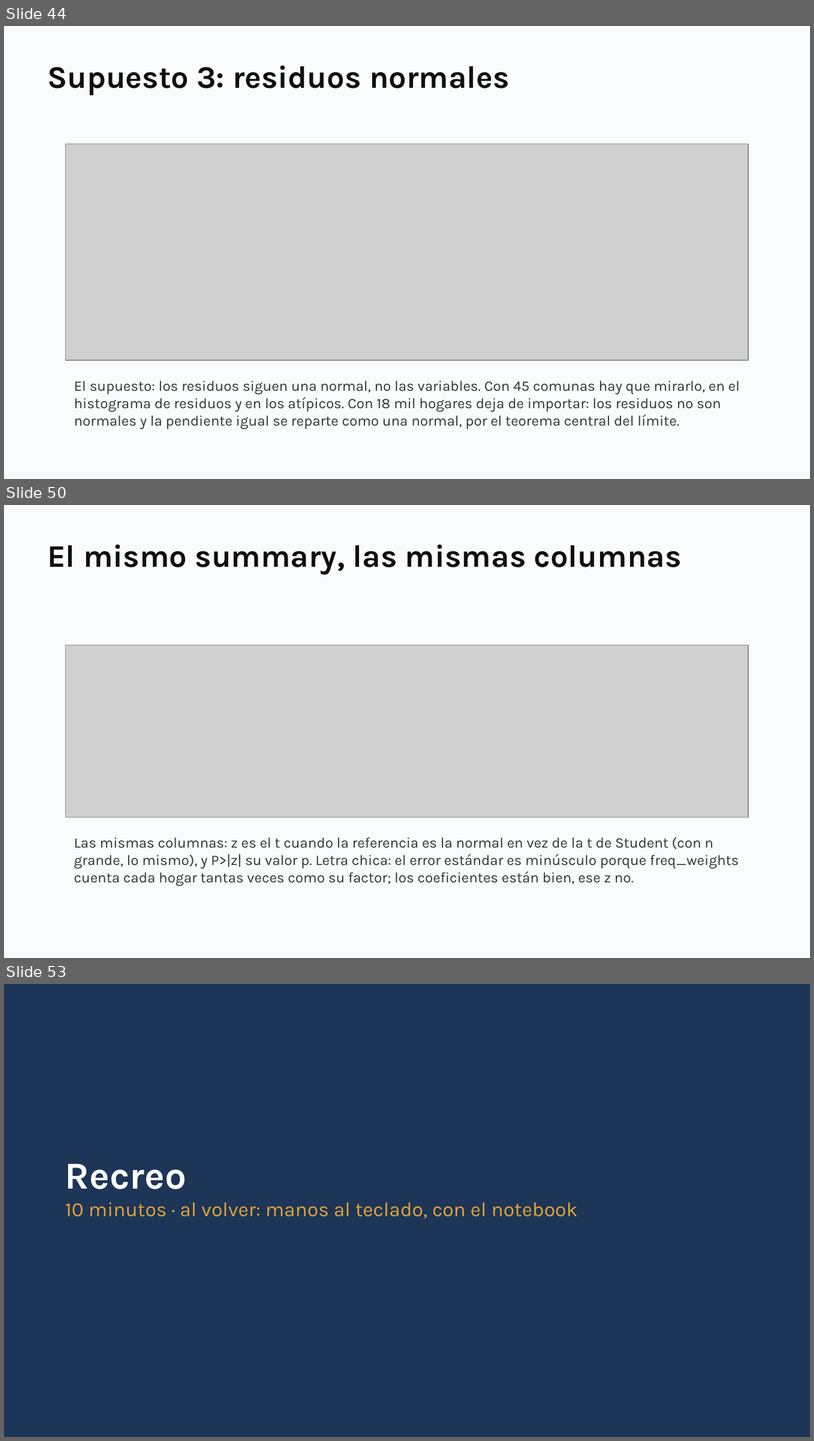
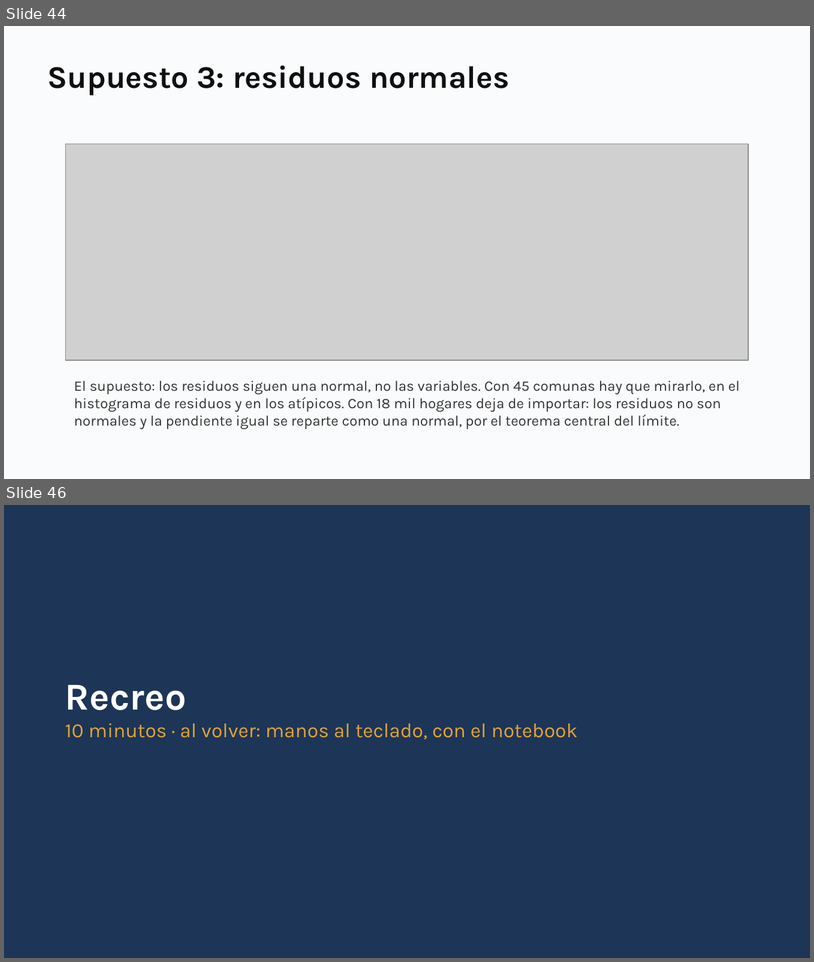
Before and after one commit to daniopitz/diplomado-cdd, a slide deck: presentaciones/clase05_probabilidad_inferencia.pptx. Shown one above the other, each under a label of ours: slides 44, 50 and 53 before the commit, slides 44 and 46 after it; the slides between them are not shown. The pictures are 814x1441 and 814x962 pixels, drawn with LibreOffice and Linux fonts; fonts in the diff are those of the drawing; grey boxes stand for pictures. Boxes give left, top, right and bottom in pixels: in the first picture for what was removed or moved away, otherwise in the second. Text is boxed around its words. In the diff, an @@ line names an element or a change of style, - is before the commit and + after.

```diff
--- a/presentaciones/clase05_probabilidad_inferencia.pptx
+++ b/presentaciones/clase05_probabilidad_inferencia.pptx
@@ slide 50 removed at [4,505,810,958], background #FFFFFF @@
@@ rectangle removed at [4,505,810,958] @@
@@ text removed at [47,544,682,574] @@
-El mismo summary, las mismas columnas
@@ picture removed at [65,645,749,818] @@
@@ text removed at [74,837,739,886] @@
-Las mismas columnas: z es el t cuando la referencia es la normal en vez de la t de Student (con n grande, lo mismo), y P>|z| su valor p. Letra chica: el error estándar es minúsculo porque freq_weights cuenta cada hogar tantas veces como su factor; los coeficientes están bien, ese z no.
@@ what was slide 53 is now slide 46 @@
```
Also in this commit, not shown: 3 slides changed, 6 other slides removed, 8 other files.
